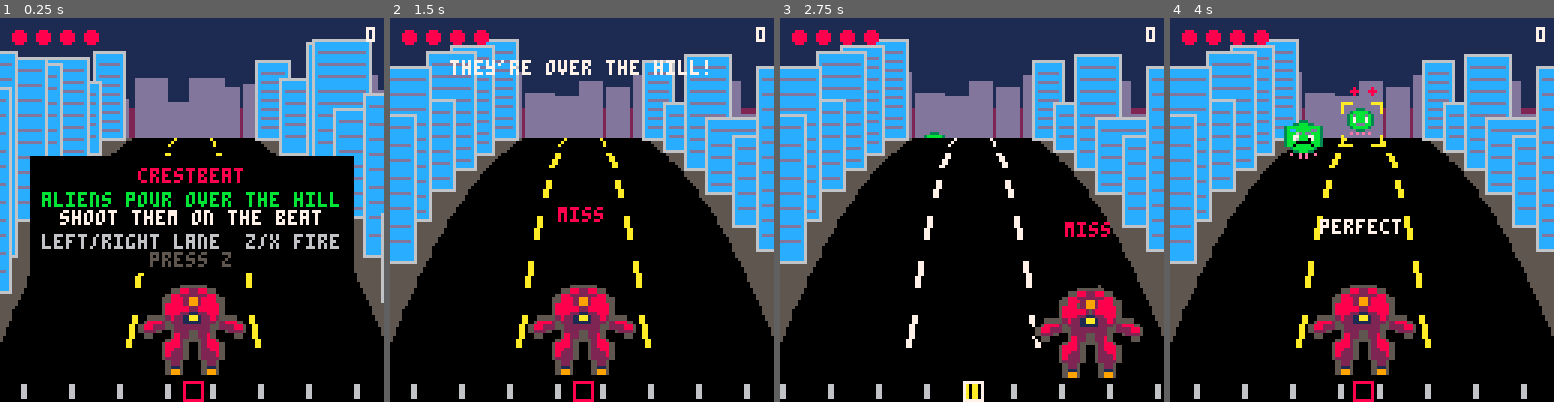
Above: before the commit, frames 1-4 (left to right).
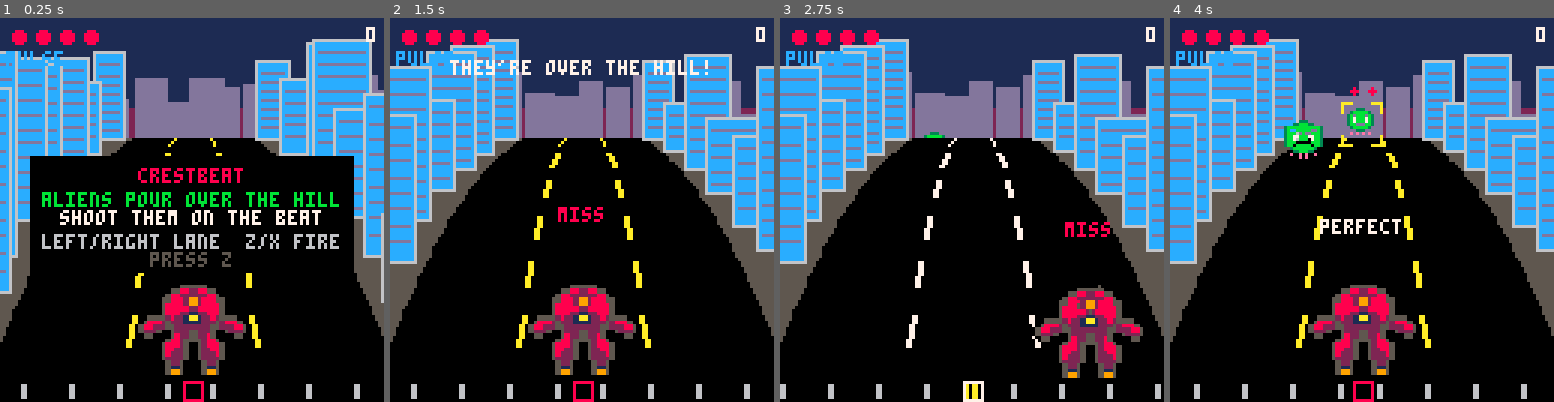
Above: after the commit, the same moments.

Repository: drachis/carts
Game: PICO-8 cartridge proj/crestbeat/crestbeat.p8
Two runs of this game, one before a commit and one after it. Both use one fixed random seed, a clock stepped at 60 frames per second and the inputs below.
Inputs:
- Up to frame 1 (0.25 s): no input
- Up to frame 2 (1.5 s): tap X (X key) at 0.33, 1.07 s; tap O (Z key) at 0.7 s
- Up to frame 3 (2.75 s): hold Right 1.6-2.1 s; tap O (Z key) at 1.7, 2.1, 2.5 s; tap X (X key) at 1.85 s; hold Right from 2.47 s (still down)
- Up to frame 4 (4 s): tap O (Z key) at 2.9, 3.3, 3.7 s; tap X (X key) at 2.97 s; release Right at 3.03 s; hold Left 3.08-3.58 s

The runs differ from the first frame. In frame 1, 0.2% of the frame differs, in the area x 1-17%, y 8-13%; in frame 2, 0.2%; in frame 3, 0.2%; in frame 4, 0.2%.

Commit message:
crestbeat: gun pickups (a stopgap before guns on beat subdivisions): flak, shock rifle and rocket crates hop down the lanes; flak hits for two, shock pierces the lane, rockets splash the lanes beside. And the user's report that the hive queen sorted wrongly and aliens clipped in the boss fight: the titan now stands behind the crest (clipped at crest_y+4) and aliens rising over the crest are drawn in front of it; test_rhythm reads both off the screen and failed on the old draw order. 3903 tokens
Co-Authored-By: Claude Opus 5.5 <noreply@anthropic.com>

Diff:
--- a/proj/crestbeat/aliens.lua
+++ b/proj/crestbeat/aliens.lua
@@ -1,5 +1,10 @@
-function send_alien(lane,beat)
- add(aliens,{lane=lane,born=beat,hp=alien_hp,flash=0,t=-1})
+function send_alien(lane,beat,gun)
+ add(aliens,{lane=lane,born=beat,hp=gun and 1 or alien_hp,flash=0,t=-1,gun=gun})
+end
+
+function send_pickup(lane,beat)
+ pickups_sent+=1
+ send_alien(lane,beat,(pickups_sent-1)%(#guns-1)+2)
 end
 
 function update_aliens()
@@ -11,7 +16,7 @@
   alien.flash=max(alien.flash-1)
   if alien.t>=1 then
    del(aliens,alien)
-   hurt_robot(alien.lane)
+   if not alien.gun then hurt_robot(alien.lane) end
   end
  end
  sort_by_t(aliens)
@@ -33,10 +38,12 @@
  burst(x,y,6,judgement.colour,2)
  if alien.hp<=0 then
   del(aliens,alien)
-  burst(x,y,24,11,3)
-  ring(x,y,20*scale,11)
+  local colour=alien.gun and guns[alien.gun].colour or 11
+  burst(x,y,24,colour,3)
+  ring(x,y,20*scale,colour)
   shake+=2
   sfx(3)
+  if alien.gun then equip(alien.gun) end
  end
 end
 
@@ -51,11 +58,18 @@
    local x,y,scale=project(alien.lane,alien.t)
    local size=24*scale
    local lift=alien.hop<0.34 and sin(alien.hop*1.5)*6*scale or 0
-   if alien.flash>0 then
-    for colour=1,15 do pal(colour,7) end
+   if alien.gun then
+    local half,width=8*scale,8*scale*abs(cos(clock/4))
+    local cy=y-half+lift-4*scale
+    rectfill(x-width,cy-half,x+width,cy+half,alien.flash>0 and 7 or guns[alien.gun].colour)
+    rect(x-width,cy-half,x+width,cy+half,7)
+   else
+    if alien.flash>0 then
+     for colour=1,15 do pal(colour,7) end
+    end
+    sspr(alien.hop<0.34 and 16 or 0,0,16,16,x-size/2,y-size+lift,size,size)
+    pal()
    end
-   sspr(alien.hop<0.34 and 16 or 0,0,16,16,x-size/2,y-size+lift,size,size)
-   pal()
   end
  end
 end
--- a/proj/crestbeat/data.lua
+++ b/proj/crestbeat/data.lua
@@ -41,14 +41,22 @@
 
 stages=parse_table[[
 name,chart,spot_hp,colour,fly,heal,title
-hill,....1.2.3.2.1...3.1.2.3.1.2.3,,,,,they're over the hill!
+hill,....1.2.3.2.1...3.1.5.3.1.2.3,,,,,they're over the hill!
 climb,........,,,1,,up the hill!
 titan,..q.w.e.a.w.q.s.e.w.d.,2,3,,,titan! shoot its hot spots
-streets,..1.3.2.1.1.3.2.3.1.2.2.1.3.,,,,1,another swarm!
+streets,..1.3.2.1.1.3.4.3.1.2.2.1.3.,,,,1,another swarm!
 climb,........,,,1,,to the crest!
-crest,..1.2.3.3.1.2.1.3.3.2.1.1.2.3.,,,,,they keep coming!
+crest,..1.2.3.3.1.2.6.3.3.2.1.1.2.3.,,,,,they keep coming!
 climb,........,,,1,,the hive queen awaits
-queen,..q.w.1.e.a.3.w.q.s.2.e.d.w.1.,4,14,,1,the hive queen!
+queen,..q.w.1.e.a.3.w.q.s.5.e.d.w.1.,4,14,,1,the hive queen!
+]]
+
+guns=parse_table[[
+name,colour,damage,pierce,splash,ammo,label
+pulse,12,1,,,,pulse
+flak,9,2,,,12,flak cannon
+shock,13,1,1,,16,shock rifle
+rocket,8,2,,1,10,rocket launcher
 ]]
 
 judgements=parse_table[[
--- a/proj/crestbeat/main.lua
+++ b/proj/crestbeat/main.lua
@@ -1,7 +1,7 @@
 function reset(new_mode)
  mode=new_mode
  clock,next_beat,combo,score,shake,pulse,ended=0,0,0,0,0,0,0
- scroll,travel_speed=0,0
+ scroll,travel_speed,pickups_sent=0,0,0
  aliens,sparks,rings,popups,beams={},{},{},{},{}
  make_city()
  reset_robot()
@@ -57,6 +57,8 @@
  local code=sub(chart,index+1,index+1)
  local lane=lane_of(code,"123")
  if lane then send_alien(lane,beat) end
+ lane=lane_of(code,"456")
+ if lane then send_pickup(lane,beat) end
  lane=lane_of(code,"qwe")
  if lane then open_spot(lane,beat) end
  lane=lane_of(code,"asd")
@@ -133,6 +135,8 @@
  local text=score_text()
  print(text,126-#text*4,3,7)
  if combo>3 then print("x"..multiplier(),56,3,10) end
+ local gun=guns[robot.gun]
+ print(gun.name..(gun.ammo and " "..robot.ammo or ""),2,11,gun.colour)
  rectfill(0,121,127,127,0)
  local fraction=clock%1
  for k=0,4 do
@@ -157,14 +161,16 @@
 function _draw()
  camera(rnd(shake)-shake/2,rnd(shake)-shake/2)
  draw_sky()
+ draw_ground()
+ draw_buildings(true)
+ if titan then
+  clip(0,0,128,crest_y+4)
+  draw_titan()
+ end
+ clip(0,0,128,crest_y)
  draw_aliens(true)
- draw_ground()
- if titan then
-  clip(0,0,128,crest_y+40*titan.rise)
-  draw_titan()
-  clip()
- end
- draw_buildings()
+ clip()
+ draw_buildings(false)
  draw_hazards()
  draw_aliens(false)
  if mode=="play" then draw_aim() end
--- a/proj/crestbeat/robot.lua
+++ b/proj/crestbeat/robot.lua
@@ -1,5 +1,5 @@
 function reset_robot()
- robot={lane=0,x=64,hp=max_hp,hurt=0,recoil=0,lift=0}
+ robot={lane=0,x=64,hp=max_hp,hurt=0,recoil=0,lift=0,gun=1,ammo=0}
  last_shot_beat=nil
 end
 
@@ -34,17 +34,48 @@
   return judgement
  end
  robot.recoil=3
- local alien,spot=front_alien(robot.lane),open_spot_in(robot.lane)
- if alien or spot then
-  local x,y
-  if alien then x,y=alien_centre(alien) else x,y=spot_xy(spot) end
-  add(beams,{x1=gun_x,y1=gun_y,x2=x,y2=y,colour=judgement.colour,
-   width=judgement.name=="perfect" and 2 or 1,life=5})
+ local gun,lane,targets=guns[robot.gun],robot.lane,{}
+ local spot=open_spot_in(lane)
+ if gun.pierce then
+  for alien in all(aliens) do
+   if alien.lane==lane and alien.t>-0.05 then add(targets,alien) end
+  end
+  add(targets,spot)
+ else
+  add(targets,front_alien(lane) or spot)
+ end
+ local splashed={}
+ if gun.splash then
+  for side=-1,1,2 do add(splashed,front_alien(lane+side)) end
+ end
+ for target in all(splashed) do
+  hit_alien(target,1,judgement)
+ end
+ if #targets>0 then
   combo+=1
   score+=judgement.points*multiplier()
-  if alien then hit_alien(alien,1,judgement) else hit_spot(spot,1,judgement) end
+  for target in all(targets) do
+   local x,y
+   if target.open then x,y=spot_xy(target) else x,y=alien_centre(target) end
+   add(beams,{x1=gun_x,y1=gun_y,x2=x,y2=y,colour=judgement.name=="perfect" and 7 or gun.colour,
+    width=gun.damage+(judgement.name=="perfect" and 1 or 0),life=5})
+   if target.open then hit_spot(target,gun.damage,judgement) else hit_alien(target,gun.damage,judgement) end
+  end
+  if gun.ammo then
+   robot.ammo-=1
+   if robot.ammo<=0 then
+    robot.gun=1
+    popup("out of ammo",robot.x,68-robot.lift,8)
+   end
+  end
  end
  return judgement
+end
+
+function equip(gun)
+ robot.gun,robot.ammo=gun,guns[gun].ammo
+ popup(guns[gun].label.."!",robot.x,68-robot.lift,guns[gun].colour)
+ sfx(6)
 end
 
 function multiplier()
--- a/proj/crestbeat/tests/test_rhythm.lua
+++ b/proj/crestbeat/tests/test_rhythm.lua
@@ -1,3 +1,4 @@
+local game_draw=_draw
 function sfx() end
 music=sfx
 
@@ -96,6 +97,61 @@
  for i=1,91 do update_titan() end
  check("a titan stage is done once its hot spots are all gone",stage_done(),"dead "..tostr(titan.dead))
 
+ reset("play")
+ send_pickup(0,0)
+ at(4,0)
+ update_aliens()
+ shoot()
+ check("shooting a pickup equips its gun",robot.gun==2 and robot.ammo==guns[2].ammo,guns[robot.gun].name.." "..robot.ammo)
+ check("pickups come round the guns in turn",(function() send_pickup(0,0) return aliens[1].gun==3 end)(),"next "..tostr(aliens[1] and aliens[1].gun))
+
+ reset("play")
+ send_pickup(-1,0)
+ at(walk_beats+1,0)
+ update_aliens()
+ check("a pickup that gets past costs nothing",robot.hp==max_hp and #aliens==0,"hp "..robot.hp)
+
+ local function armed(gun,lanes)
+  reset("play")
+  robot.gun,robot.ammo=gun,guns[gun].ammo
+  for i,lane in ipairs(lanes) do send_alien(lane,i-1) end
+  at(#lanes+3,0)
+  update_aliens()
+  shoot()
+  return guns[gun].name
+ end
+ local name=armed(2,{0})
+ check(name.." kills a fresh alien in one shot",#aliens==0 and robot.ammo==guns[2].ammo-1,#aliens.." left, ammo "..robot.ammo)
+ name=armed(3,{0,0})
+ check(name.." hits every alien in the lane",aliens[1].hp==alien_hp-1 and aliens[2].hp==alien_hp-1,aliens[1].hp.." and "..aliens[2].hp)
+ name=armed(4,{-1,0,1})
+ check(name.." kills its target and hurts the lanes beside it",#aliens==2 and aliens[1].hp<alien_hp and aliens[2].hp<alien_hp,#aliens.." left")
+ armed(2,{0})
+ robot.ammo=1
+ send_alien(0,4)
+ at(8,0)
+ update_aliens()
+ shoot()
+ check("a gun that runs dry goes back to pulse",robot.gun==1,guns[robot.gun].name)
+
+ reset("play")
+ start_stage(#stages)
+ titan.rise=1
+ at(10,0)
+ send_alien(0,10-0.253)
+ update_aliens()
+ game_draw()
+ local rising=0
+ for x=58,70 do
+  for y=crest_y-10,crest_y-1 do
+   if pget(x,y)==11 then rising+=1 end
+  end
+ end
+ check("an alien rising over the crest is drawn in front of the queen",rising>10,rising.." green pixels")
+ local below=pget(64,crest_y+10)
+ check("the queen stands behind the crest, not on the road",below!=titan.colour and below!=2,"colour "..below)
+ dump_screen("rhythm_queen")
+
  printh("ok rhythm")
  extcmd("shutdown")
 end
--- a/proj/crestbeat/world.lua
+++ b/proj/crestbeat/world.lua
@@ -74,16 +74,18 @@
  end
 end
 
-function draw_buildings()
+function draw_buildings(behind)
  for building in all(buildings) do
-  local edge,base,scale=project(building.side*1.5,building.t)
-  local inner=edge+building.side*(4+building.gap)*scale
-  local outer=inner+building.side*building.w*scale
-  local top=base-building.h*scale
-  rectfill(inner,top,outer,base,12)
-  rect(inner,top,outer,base,6)
-  for y=top+4,base-3,5*scale+1 do
-   line(min(inner,outer)+2,y,max(inner,outer)-2,y,13)
+  if (building.t<0.03)==behind then
+   local edge,base,scale=project(building.side*1.5,building.t)
+   local inner=edge+building.side*(4+building.gap)*scale
+   local outer=inner+building.side*building.w*scale
+   local top=base-building.h*scale
+   rectfill(inner,top,outer,base,12)
+   rect(inner,top,outer,base,6)
+   for y=top+4,base-3,5*scale+1 do
+    line(min(inner,outer)+2,y,max(inner,outer)-2,y,13)
+   end
   end
  end
 end
Not shown, changed: proj/crestbeat/DESIGN.md
Not shown, changed: proj/crestbeat/notes/aliens.md
Not shown, changed: proj/crestbeat/notes/main.md
Not shown, changed: proj/crestbeat/notes/robot.md
